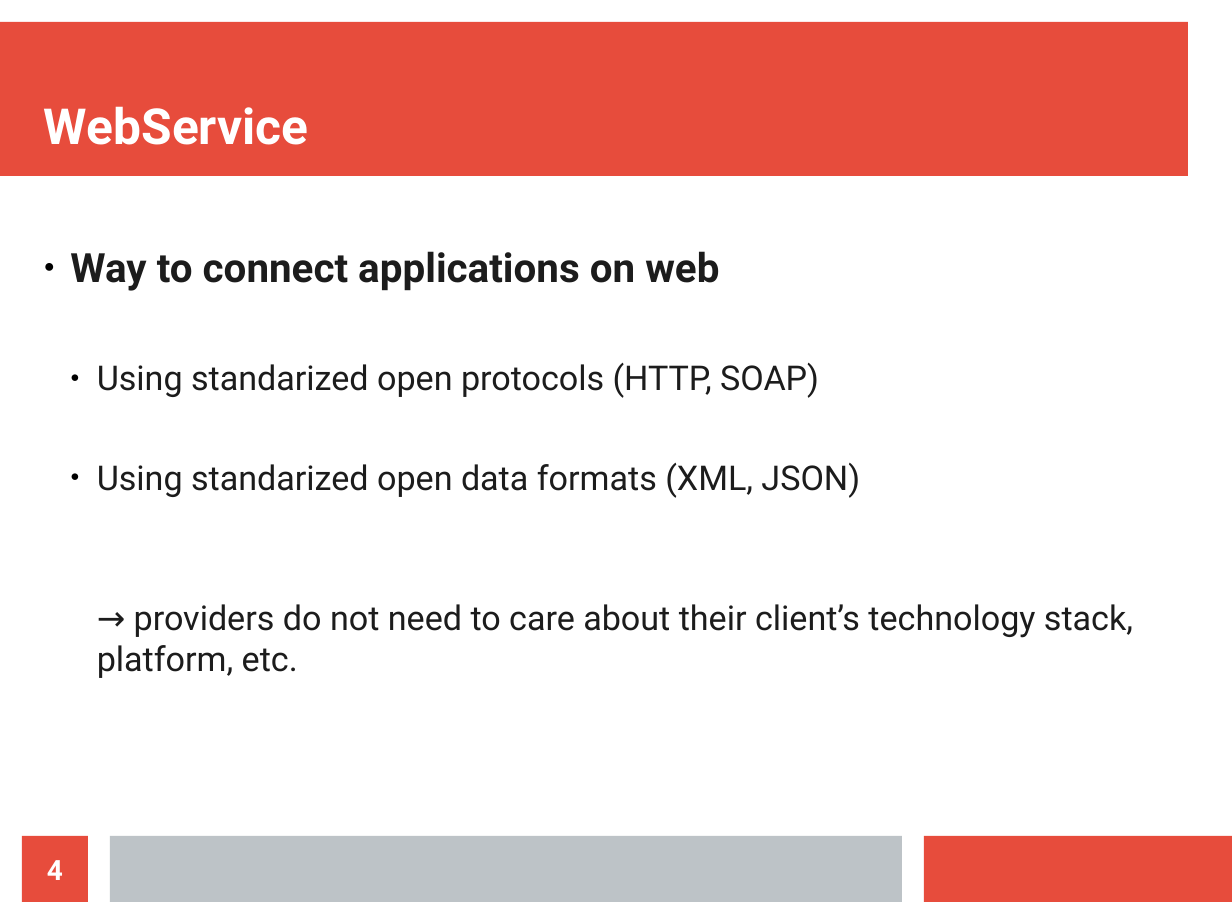
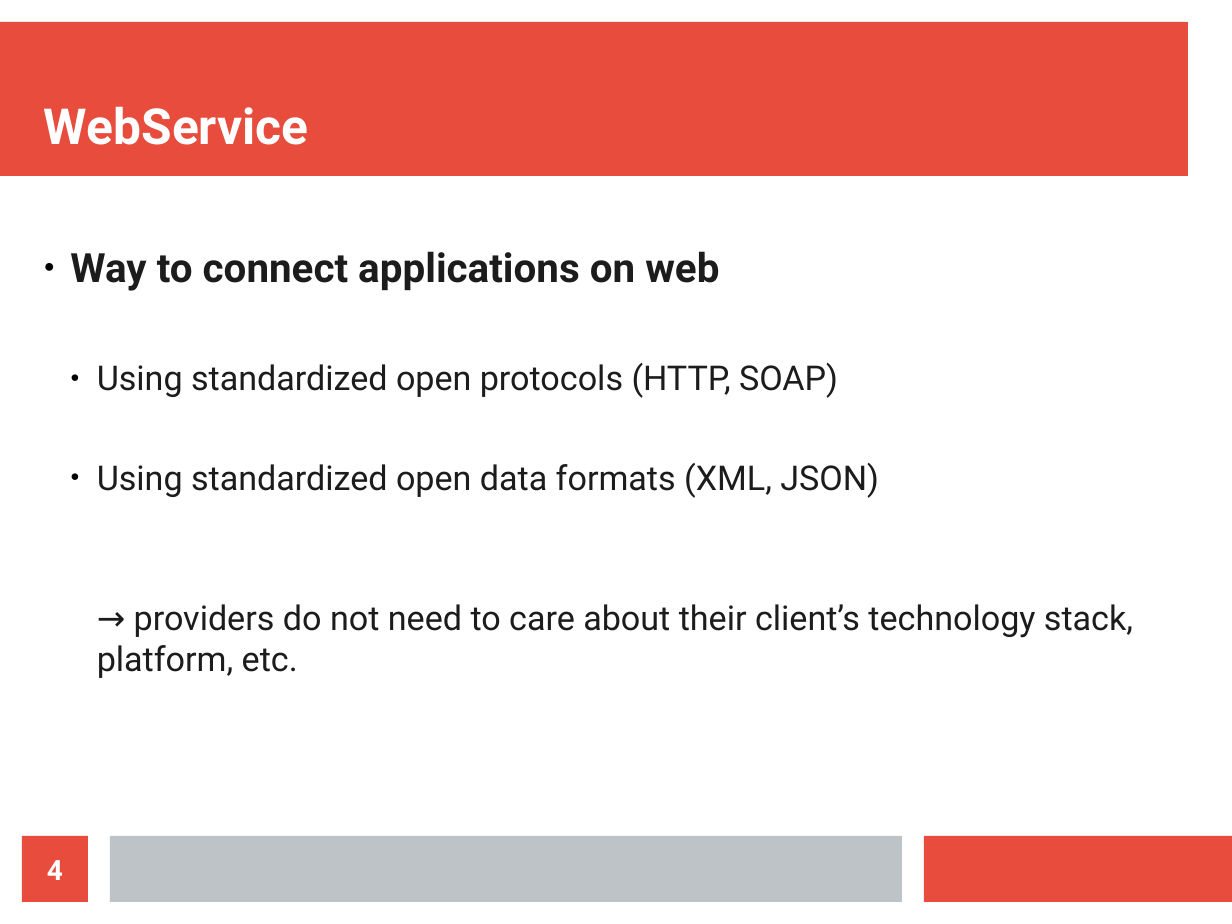
Before and after one commit to maxotta/pia-labs, a slide deck: slide 4 of lectures/ws_wsockets/ws_wsockets.odp. Drawn at 1232x924 pixels with LibreOffice and Linux fonts; fonts in the diff are those of the drawing. Boxes give left, top, right and bottom in pixels: in the first picture for what was removed or moved away, otherwise in the second. Text is boxed around its words. In the diff, an @@ line names an element or a change of style, - is before the commit and + after.

```diff
--- a/lectures/ws_wsockets/ws_wsockets.odp
+++ b/lectures/ws_wsockets/ws_wsockets.odp
@@ text at box(97, 363, 879, 498): text changed @@
-  ● Using standarized open protocols (HTTP, SOAP)
-  ● Using standarized open data formats (XML, JSON)
+  ● Using standardized open protocols (HTTP, SOAP)
+  ● Using standardized open data formats (XML, JSON)
```
Also in this commit, not shown: 1 other slide changed, 19 slides added, 4 other files.
